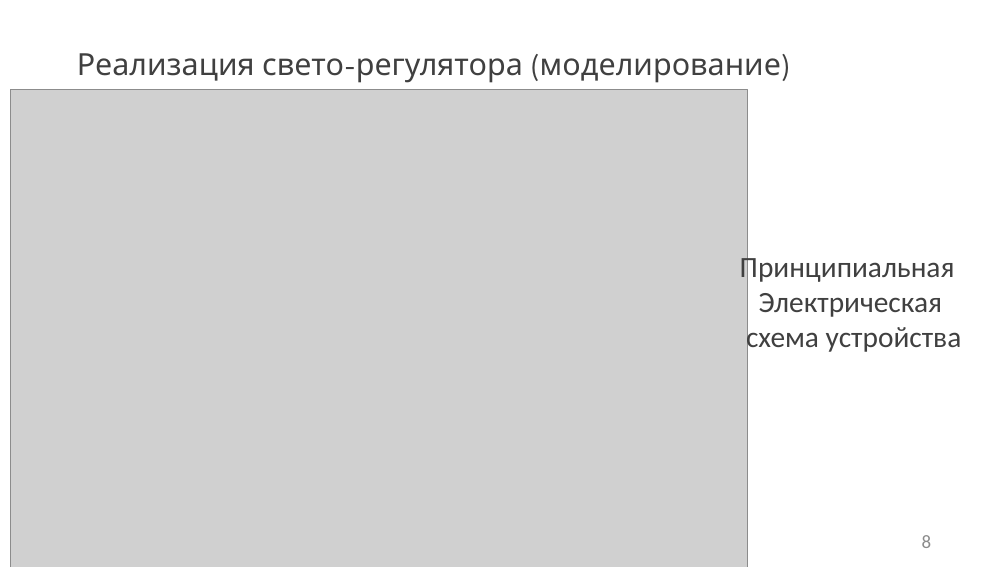
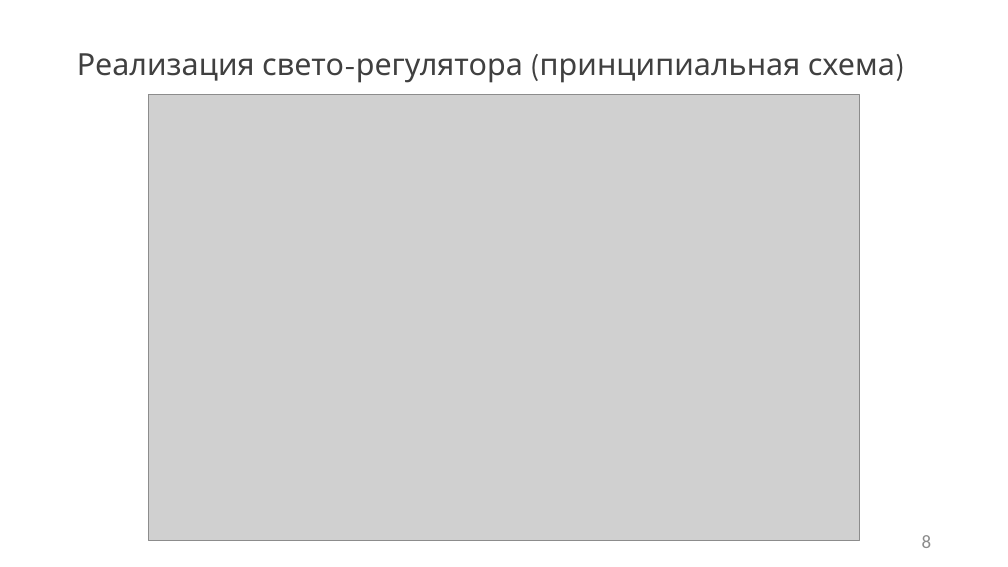
Before and after one commit to kaf3/dimmer, a slide deck: slide 8 of Презентация1.pptx. Drawn at 1008x567 pixels with LibreOffice and Linux fonts; fonts in the diff are those of the drawing; grey boxes stand for pictures. Boxes give left, top, right and bottom in pixels: in the first picture for what was removed or moved away, otherwise in the second. Text is boxed around its words. In the diff, an @@ line names an element or a change of style, - is before the commit and + after.

```diff
--- a/Презентация1.pptx
+++ b/Презентация1.pptx
@@ title at (x1=77, y1=53, x2=895, y2=83): text changed @@
-Реализация свето-регулятора (моделирование)
+Реализация свето-регулятора (принципиальная схема)
@@ picture resized from (x1=11, y1=89, x2=748, y2=567) to (x1=148, y1=95, x2=859, y2=541) @@
@@ text removed at (x1=740, y1=252, x2=962, y2=355) @@
-Принципиальная
-Электрическая
-схема устройства
```
Also in this commit, not shown: 3 other slides changed, 1 other file.
